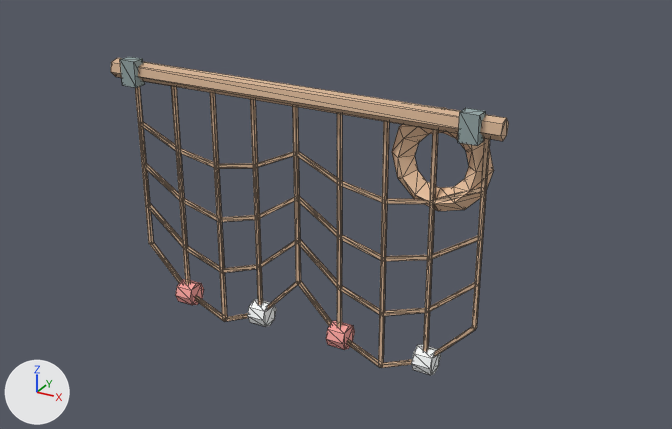
Two versions of the glTF model assets/made/location_decor/fishing_net.glb, one commit apart.
Both versions are drawn from a camera (50 mm lens) standing at (0.904, -1.435, 0.941) and looking at (0.071, 0.081, 0.183). Arrows for +X, +Y and +Z are at lower left; the lights stay in place. The first picture is the older version. Mesh edges are drawn as thin lines. Vertices at exactly the same position are counted once.

The first picture shows 'FishingNet'.
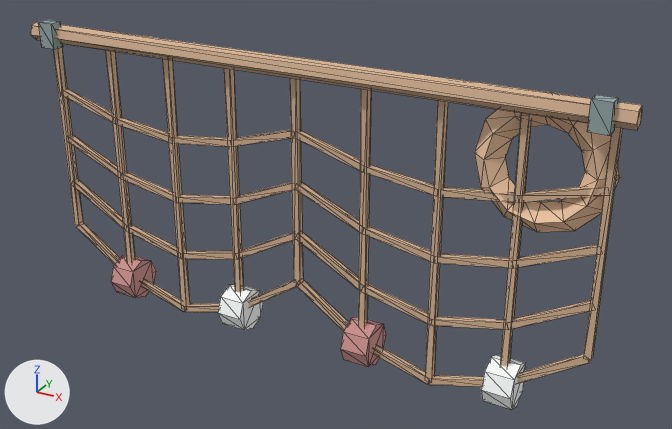
What changed in the scene script:
```text
Add mat_carpetdarker:
    mat_carpetdarker = principled_material('carpetDarker')
    mat_carpetdarker.base_color = (0.608, 0.298, 0.285)  # pink #cd9491
    mat_carpetdarker.roughness = 1.0
Change me_fishingnet:
    remove me_fishingnet.from_pydata(...)  # 468 vertices, 744 faces; spans x -0.427..0.427, y 0.0..0.087, z -0.122..0.464
    add me_fishingnet.from_pydata(...)  # 468 vertices, 744 faces; spans x -0.645..0.645, y 0.0..0.097, z -0.125..0.518
    me_fishingnet part 1: the loose piece of 12 vertices spanning x -0.427..0.427, y 0.008..0.047, z 0.417..0.456 is scaled about its middle by (1.51, 1, 1), then moved by (0.0, 0.0, 0.055)
    me_fishingnet part 2: the loose piece of 8 vertices spanning x -0.395..-0.387, y 0.042..0.049, z 0.027..0.418 is scaled about its middle by (1.83, 1.83, 1.14), then moved by (-0.218, 0.0, 0.027)
    me_fishingnet part 3: the loose piece of 8 vertices spanning x -0.297..-0.289, y 0.042..0.049, z -0.076..0.418 is scaled about its middle by (1.83, 1.83, 1.11), then moved by (-0.164, 0.0, 0.027)
    me_fishingnet part 4: the loose piece of 8 vertices spanning x -0.199..-0.192, y 0.042..0.049, z -0.118..0.418 is scaled about its middle by (1.83, 1.83, 1.1), then moved by (-0.109, 0.0, 0.027)
    me_fishingnet part 5: the loose piece of 8 vertices spanning x -0.102..-0.094, y 0.042..0.049, z -0.076..0.418 is scaled about its middle by (1.83, 1.83, 1.11), then moved by (-0.055, 0.0, 0.027)
    me_fishingnet part 6: the loose piece of 8 vertices spanning x -0.004..0.004, y 0.042..0.049, z 0.027..0.418 is scaled about its middle by (1.83, 1.83, 1.14), then moved by (0.0, 0.0, 0.027)
    me_fishingnet part 7: the loose piece of 8 vertices spanning x 0.094..0.102, y 0.042..0.049, z -0.076..0.418 is scaled about its middle by (1.83, 1.83, 1.11), then moved by (0.055, 0.0, 0.027)
    me_fishingnet part 8: the loose piece of 8 vertices spanning x 0.192..0.199, y 0.042..0.049, z -0.118..0.418 is scaled about its middle by (1.83, 1.83, 1.1), then moved by (0.109, 0.0, 0.027)
    me_fishingnet part 9: the loose piece of 8 vertices spanning x 0.289..0.297, y 0.042..0.049, z -0.076..0.418 is scaled about its middle by (1.83, 1.83, 1.11), then moved by (0.164, 0.0, 0.027)
    me_fishingnet part 10: the loose piece of 8 vertices spanning x 0.387..0.395, y 0.042..0.049, z 0.027..0.418 is scaled about its middle by (1.83, 1.83, 1.14), then moved by (0.218, 0.0, 0.027)
    me_fishingnet part 11: the loose piece of 8 vertices spanning x -0.391..-0.355, y 0.0..0.027, z 0.409..0.464 is moved by (-0.218, 0.0, 0.055)
    me_fishingnet part 12: the loose piece of 8 vertices spanning x 0.355..0.391, y 0.0..0.027, z 0.409..0.464 is moved by (0.218, 0.0, 0.055)
    me_fishingnet part 13: the loose piece of 16 vertices spanning x -0.313..-0.273, y 0.023..0.077, z -0.103..-0.048 is scaled about its middle by (1.45, 1.73, 1.73), then moved by (-0.164, 0.0, 0.0)
    me_fishingnet part 14: the loose piece of 16 vertices spanning x 0.078..0.118, y 0.023..0.077, z -0.103..-0.048 is scaled about its middle by (1.45, 1.73, 1.73), then moved by (0.055, 0.0, 0.0)
    me_fishingnet part 15: the loose piece of 16 vertices spanning x -0.118..-0.078, y 0.023..0.077, z -0.103..-0.048 is scaled about its middle by (1.45, 1.73, 1.73), then moved by (-0.055, 0.0, 0.0)
    me_fishingnet part 16: the loose piece of 16 vertices spanning x 0.273..0.313, y 0.023..0.077, z -0.103..-0.048 is scaled about its middle by (1.45, 1.73, 1.73), then moved by (0.164, 0.0, 0.0)
    me_fishingnet part 17: 304 of 468 vertices moved; they spanned x -0.394..0.401, y 0.04..0.087, z -0.122..0.446 and now span x -0.613..0.62, y 0.035..0.093, z -0.125..0.502; mean shift (0.03, 0.0, 0.022); largest move (-0.389, 0.043, 0.317) -> (-0.607, 0.04, 0.361)
    me_fishingnet part 18: all 56 faces that had it switch from mat_carpet (pink #f9a39e) to mat_carpetdarker (pink #cd9491)
```

What differs and where, as boxes [x1, y1, x2, y2] in the pictures (672 x 429 px; the box of a moved part takes in the faces that stretch with it):
'FishingNet', reshaped, recoloured (54% wider, 23% taller)
    before: [111, 57, 509, 375]
    after: [31, 20, 643, 410]
part 1 of me_fishingnet, moved or reshaped
    before: [111, 58, 509, 141]
    after: [31, 21, 643, 130]
part 2 of me_fishingnet, moved or reshaped
    before: [135, 86, 153, 244]
    after: [53, 47, 83, 226]
part 3 of me_fishingnet, moved or reshaped
    before: [171, 86, 190, 285]
    after: [105, 50, 135, 262]
part 4 of me_fishingnet, moved or reshaped
    before: [210, 93, 227, 321]
    after: [162, 59, 190, 310]
part 5 of me_fishingnet, moved or reshaped
    before: [250, 99, 263, 305]
    after: [224, 68, 244, 293]
part 6 of me_fishingnet, moved or reshaped
    before: [292, 106, 301, 283]
    after: [290, 78, 303, 284]
part 7 of me_fishingnet, moved or reshaped
    before: [337, 114, 342, 327]
    after: [358, 89, 371, 327]
part 8 of me_fishingnet, moved or reshaped
    before: [378, 121, 389, 367]
    after: [425, 100, 448, 383]
part 9 of me_fishingnet, moved or reshaped
    before: [423, 130, 438, 352]
    after: [500, 117, 531, 367]
part 10 of me_fishingnet, moved or reshaped
    before: [472, 138, 490, 329]
    after: [583, 127, 622, 361]
part 11 of me_fishingnet, moved or reshaped
    before: [120, 57, 145, 88]
    after: [38, 20, 63, 49]
part 12 of me_fishingnet, moved or reshaped
    before: [458, 108, 485, 146]
    after: [587, 95, 618, 135]
part 13 of me_fishingnet, moved or reshaped
    before: [175, 279, 204, 305]
    after: [111, 255, 156, 298]
part 14 of me_fishingnet, moved or reshaped
    before: [326, 321, 355, 350]
    after: [340, 317, 386, 367]
part 15 of me_fishingnet, moved or reshaped
    before: [247, 299, 276, 326]
    after: [218, 285, 264, 330]
part 16 of me_fishingnet, moved or reshaped
    before: [411, 344, 441, 375]
    after: [481, 355, 526, 410]
part 17 of me_fishingnet, moved or reshaped
    before: [141, 122, 494, 368]
    after: [63, 88, 620, 387]
part 18 of me_fishingnet, recoloured
    before: [175, 279, 355, 350]
    after: [111, 255, 386, 367]
